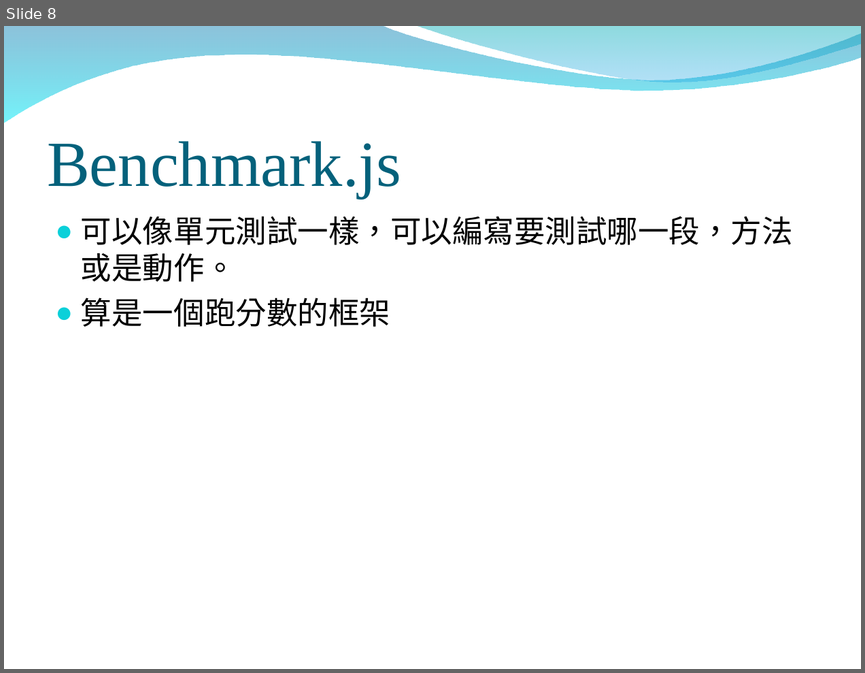
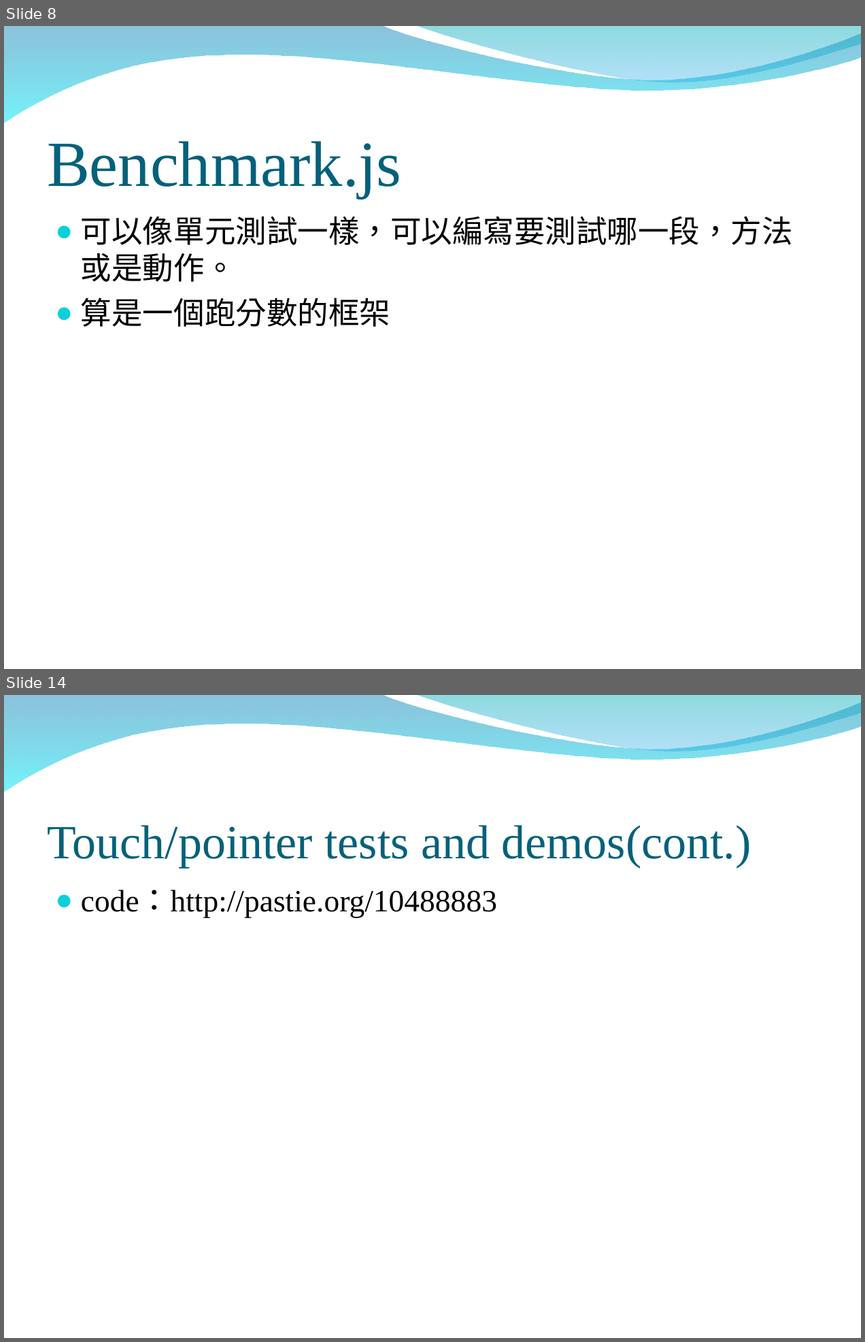
Before and after one commit to peter279k/regular_meeting, a slide deck: benchmarkJS.ppt. Shown one above the other, each under a label of ours: slide 8 before the commit, slides 8 and 14 after it; the slides between them are not shown. The pictures are 865x673 and 865x1342 pixels, drawn with LibreOffice and Linux fonts; fonts in the diff are those of the drawing; background and template pictures are left out. Boxes give left, top, right and bottom in pixels: in the first picture for what was removed or moved away, otherwise in the second. Text is boxed around its words. In the diff, an @@ line names an element or a change of style, - is before the commit and + after.

```diff
--- a/benchmarkJS.ppt
+++ b/benchmarkJS.ppt
@@ slide 14 added at box(4, 695, 861, 1338), background picture (left out); not listed: 2 template elements that a slide beside it also shows @@
@@ title added at box(47, 825, 751, 867), 40 pt, text #04617B @@
+Touch/pointer tests and demos(cont.)
@@ text added at box(81, 889, 497, 917), 26 pt, text #000000 @@
+● code：http://pastie.org/10488883
```
Also in this commit, not shown: 6 other slides added.
